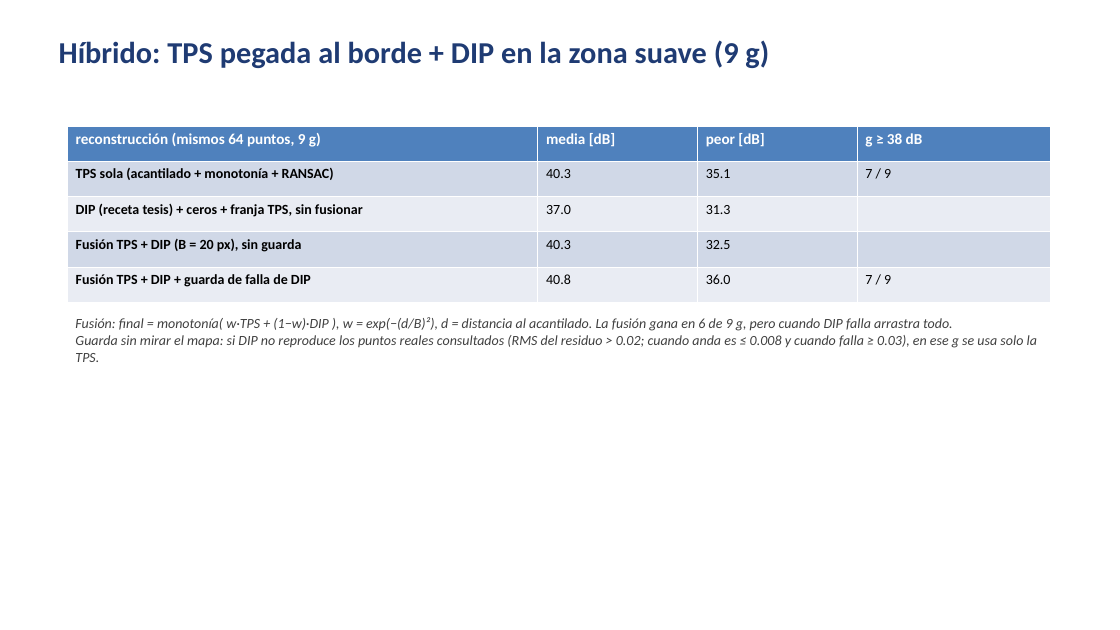
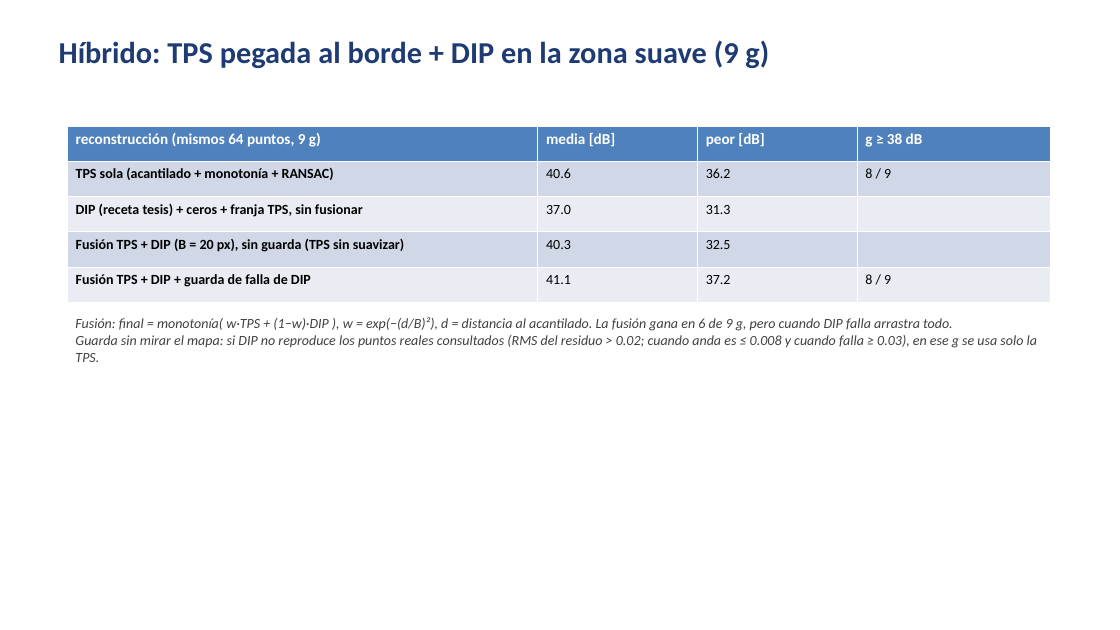
Before and after one commit to santiafonso/Tesis, a slide deck: slide 15 of presentaciones/presentacion4_autoexp/presentacion4_autoexp.pptx. Drawn at 1120x630 pixels with LibreOffice and Linux fonts; fonts in the diff are those of the drawing. Boxes give left, top, right and bottom in pixels: in the first picture for what was removed or moved away, otherwise in the second. Text is boxed around its words. In the diff, an @@ line names an element or a change of style, - is before the commit and + after.

Commit message:
autoexp: TPS suavizada 1e-4 por defecto (40.6 en 9 g), fusion con guarda 41.1 (37.3), 8/9 g >= 38; parametro unico sigma para KMC; presentacion actualizada

```diff
--- a/presentaciones/presentacion4_autoexp/presentacion4_autoexp.pptx
+++ b/presentaciones/presentacion4_autoexp/presentacion4_autoexp.pptx
@@ table at [67,126,1050,302] @@
-row 2: TPS sola (acantilado + monotonía + RANSAC) | 40.3 | 35.1 | 7 / 9
+row 2: TPS sola (acantilado + monotonía + RANSAC) | 40.6 | 36.2 | 8 / 9
-row 4, column 1: Fusión TPS + DIP (B = 20 px), sin guarda
+row 4, column 1: Fusión TPS + DIP (B = 20 px), sin guarda (TPS sin suavizar)
-row 5: Fusión TPS + DIP + guarda de falla de DIP | 40.8 | 36.0 | 7 / 9
+row 5: Fusión TPS + DIP + guarda de falla de DIP | 41.1 | 37.2 | 8 / 9
```
Also in this commit, not shown: 2 other slides changed, 7 other files.
